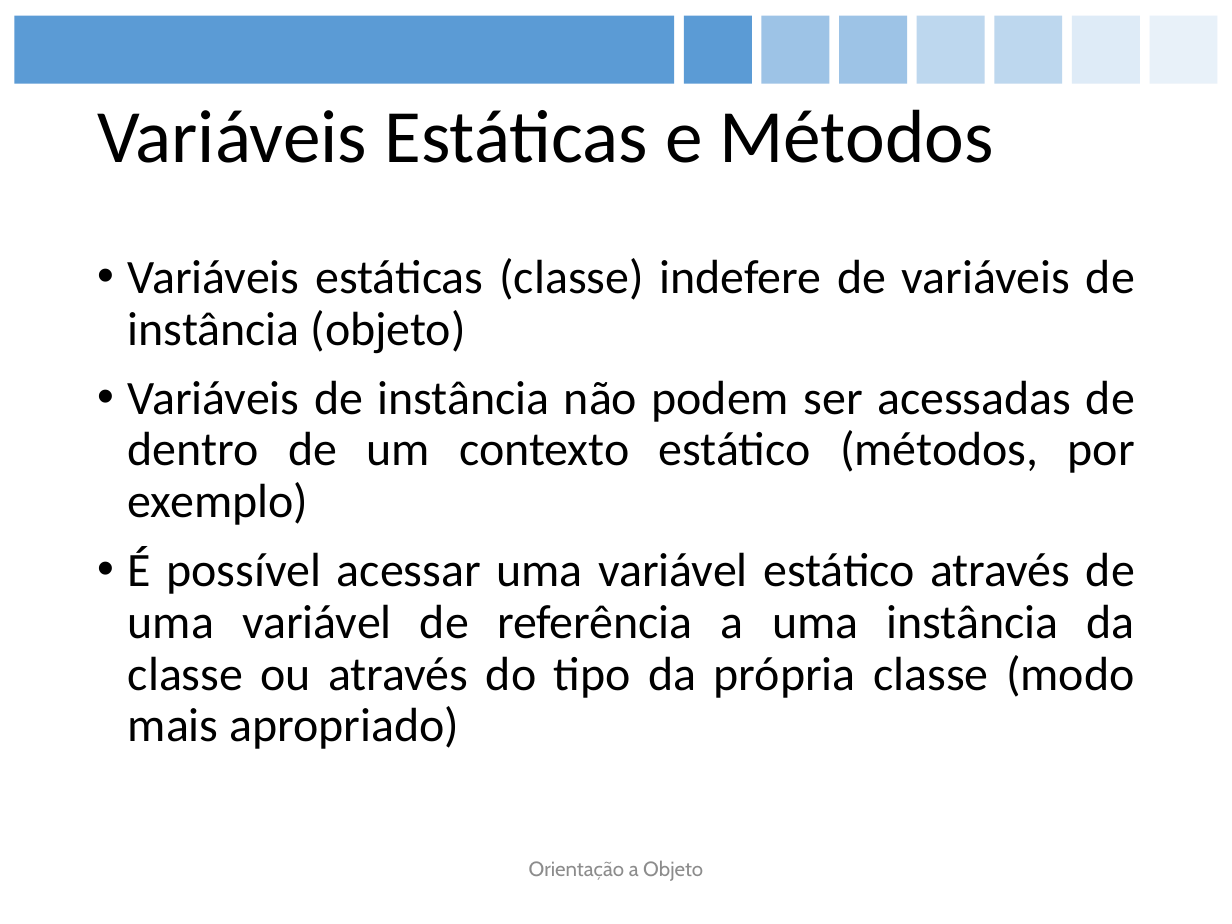
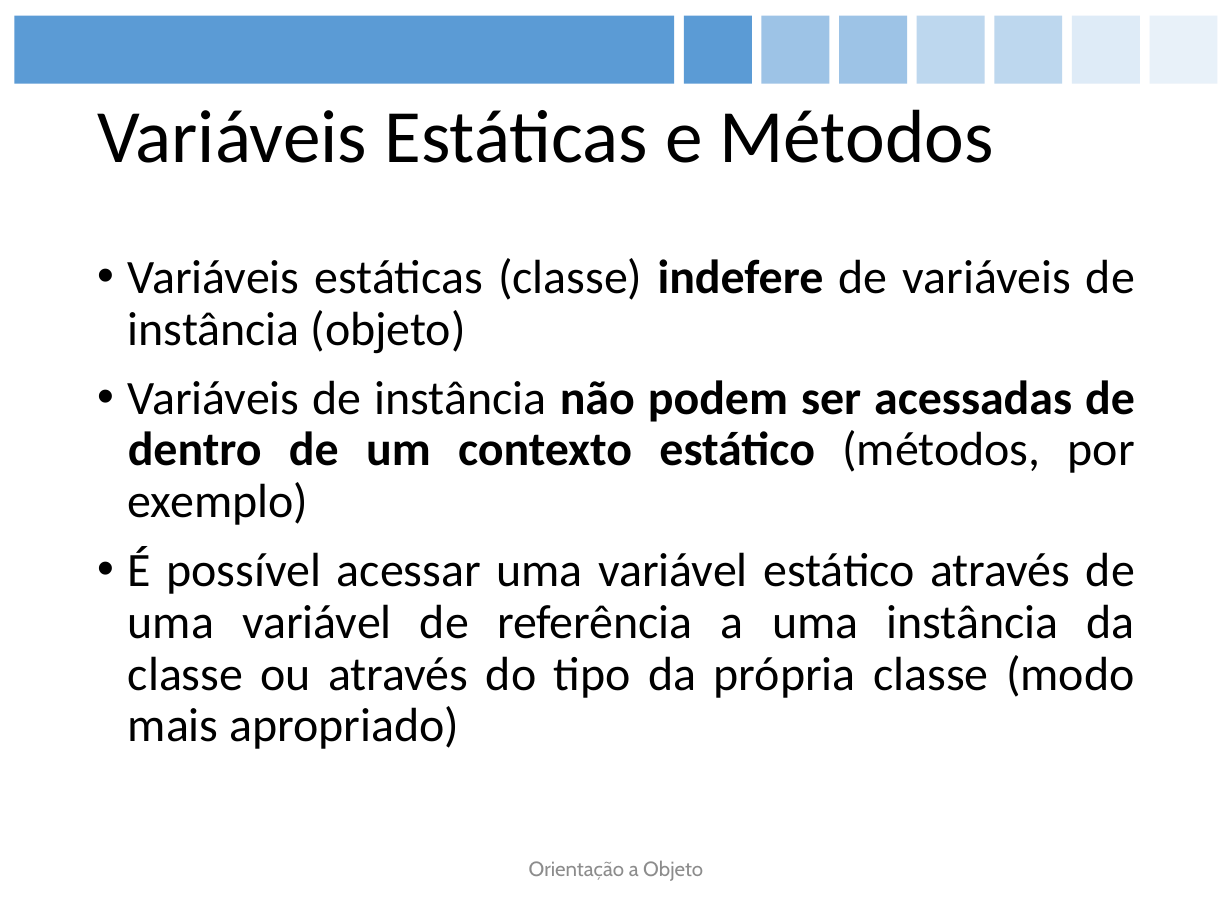
Before and after one commit to figueiredojrr/treinamentoJavaSeOcaAgosto, a slide deck: slide 50 of TreinamentoJavaSeOca/documentos/apresentação/OCA.pptx. Drawn at 1232x924 pixels with LibreOffice and Linux fonts; fonts in the diff are those of the drawing. Boxes give left, top, right and bottom in pixels: in the first picture for what was removed or moved away, otherwise in the second. Text is boxed around its words. In the diff, an @@ line names an element or a change of style, - is before the commit and + after.

```diff
--- a/TreinamentoJavaSeOca/documentos/apresentação/OCA.pptx
+++ b/TreinamentoJavaSeOca/documentos/apresentação/OCA.pptx
@@ text at [128,258,1135,525]: bold on in "indefere", "não podem ser acessadas de dentro de ..." @@
```
Also in this commit, not shown: 4 other slides changed, 4 slides added.
